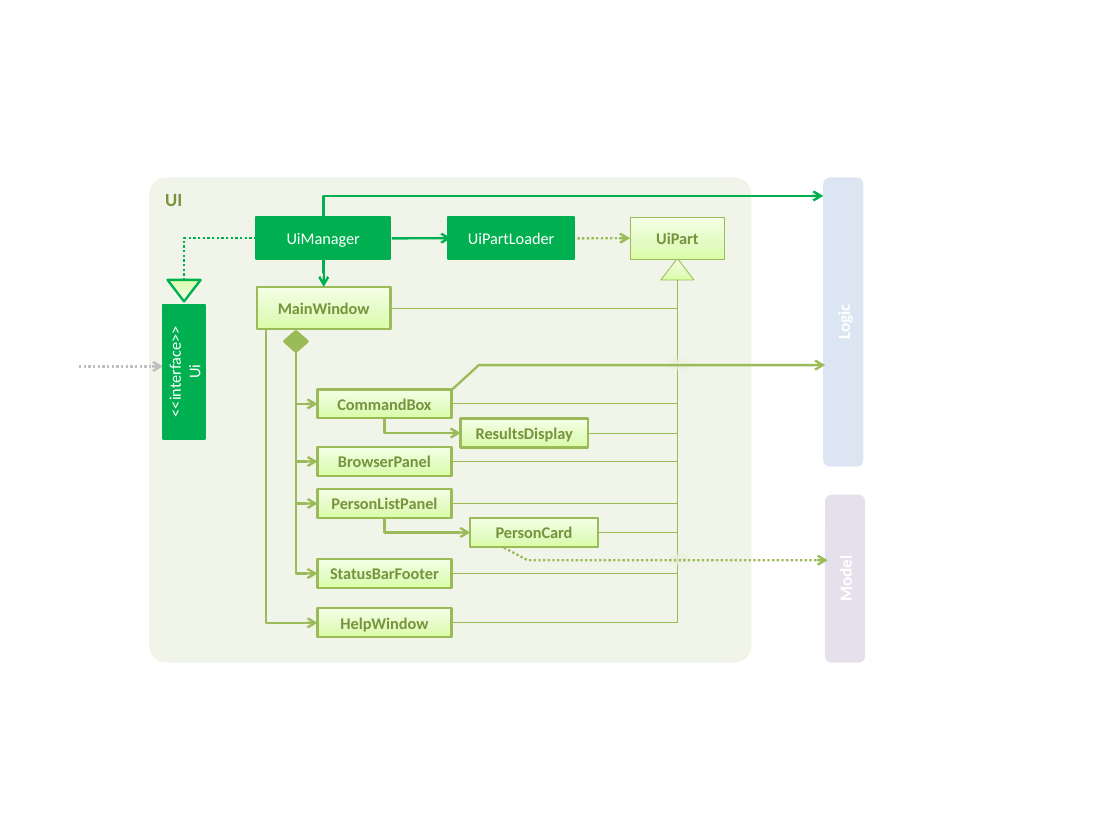
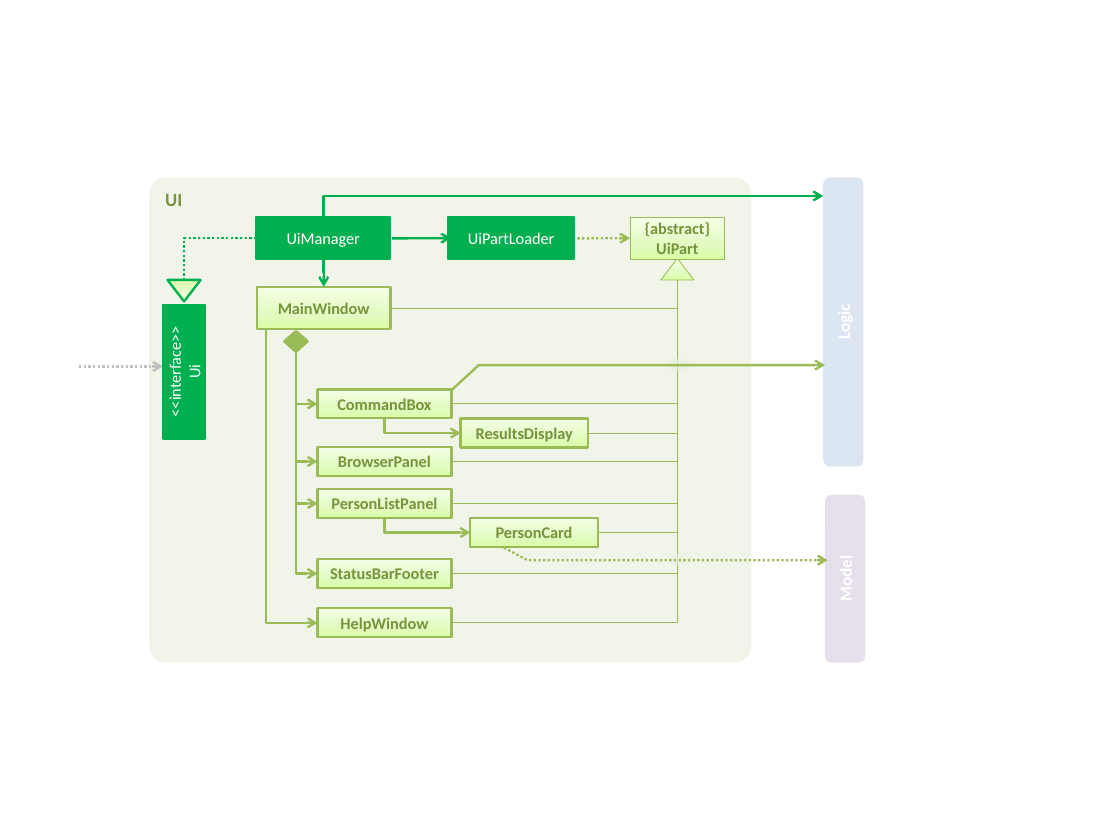
Before and after one commit to se-edu/addressbook-level4, a slide deck: slide 4 of docs/diagrams/Diagrams.pptx (slide 3 before the commit). Drawn at 1120x840 pixels with LibreOffice and Linux fonts; fonts in the diff are those of the drawing. Boxes give left, top, right and bottom in pixels: in the first picture for what was removed or moved away, otherwise in the second. Text is boxed around its words. In the diff, an @@ line names an element or a change of style, - is before the commit and + after.

```diff
--- a/docs/diagrams/Diagrams.pptx
+++ b/docs/diagrams/Diagrams.pptx
@@ text in rectangle at (x1=645, y1=222, x2=711, y2=254): text changed @@
-UiPart
+{abstract}
+UiPart
```
Also in this commit, not shown: 3 other slides changed, 2 slides added, 7 other files.
